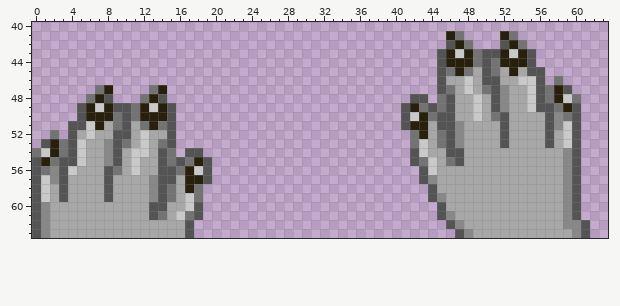
Pixel-art sprite, stored at wolf-and-stein-unity-project/Assets/Textures/7attack_paw_six.png. Above is the file before it was changed.
The file is 64x64 pixels. Shown: x 0..63, y 40..63.
After the commit:
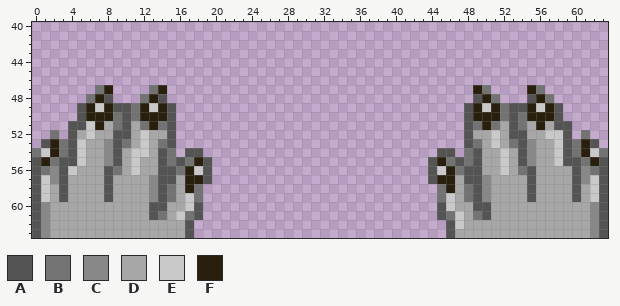
Palette (. is transparent): A #545454  B #737373  C #888888  D #a7a7a7  E #c9c9c9  F #28200c
The commit says: new paw animation frames
Changes in this commit:
@@ x 39..63 @@
 40 .........................
-41 .......FB....FB..........
-42 .......AFB...AFB.........
-43 ......AFEFBAAFEFA........
-44 ......AFFFBABFFFA........
-45 ......ABFBDABDFDAA.......
-46 ......ADDEDAADDEEA.B.....
-47 ......ABDEDBACDDEABFA....
-48 ...AA.BADDEDACDDEABFEB...
-49 ..AFBABADDEDACDDEAABFA...
-50 ..AEFBAADDEDBADDDDACBA...
-51 ..AFFDAACDDDDADDDDACEA...
-52 ...BFDBACDDDDADDDDADEA...
-53 ...BEDBACDDDDADDDDADEA...
-54 ...AEDDAADDDDDDDDDDDCA...
-55 ...ABEDBADDDDDDDDDDDCA...
-56 ....AEDDDDDDDDDDDDDDCA...
-57 ....ACDDDDDDDDDDDDDDCA...
-58 .....ADDDDDDDDDDDDDDCA...
-59 .....ACDDDDDDDDDDDDDCA...
-60 ......ADDDDDDDDDDDDDCA...
-61 ......ACDDDDDDDDDDDDCA...
-62 .......ACDDDDDDDDDDDCCA..
-63 ........ACDDDDDDDDDDDCA..
+41 .........................
+42 .........................
+43 .........................
+44 .........................
+45 .........................
+46 .........................
+47 ..........FB....FB.......
+48 ..........AFB...AFB......
+49 .........AFEFBAAFEFA.....
+50 .........AFFFBABFFFA.....
+51 .........ABFBDABDFDAA....
+52 .........ADDEDAADDEEA.B..
+53 .........ABDEDBACDDEABFA.
+54 ......AA.BADDEDACDDEABFEB
+55 .....AFBABADDEDACDDEAABFA
+56 .....AEFBAADDEDBADDDDACBA
+57 .....AFFDAACDDDDADDDDACEA
+58 ......BFDBACDDDDADDDDADEA
+59 ......BEDBACDDDDADDDDADEA
+60 ......AEDDAADDDDDDDDDDDCA
+61 ......ABEDBADDDDDDDDDDDCA
+62 .......AEDDDDDDDDDDDDDDCA
+63 .......ADDDDDDDDDDDDDDDCA
Changed places in both pictures, as pixel boxes (x1, y1, x2, y2):
changed: (401, 31, 608, 238)
